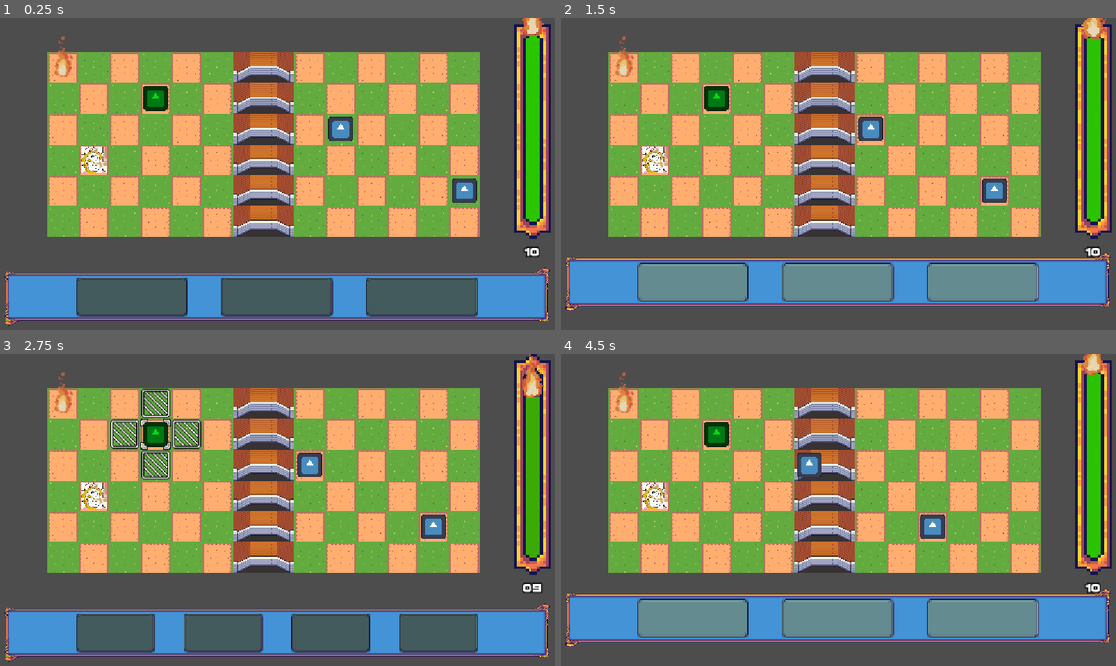
Above: before the commit, frames 1-4 (two rows, left to right).
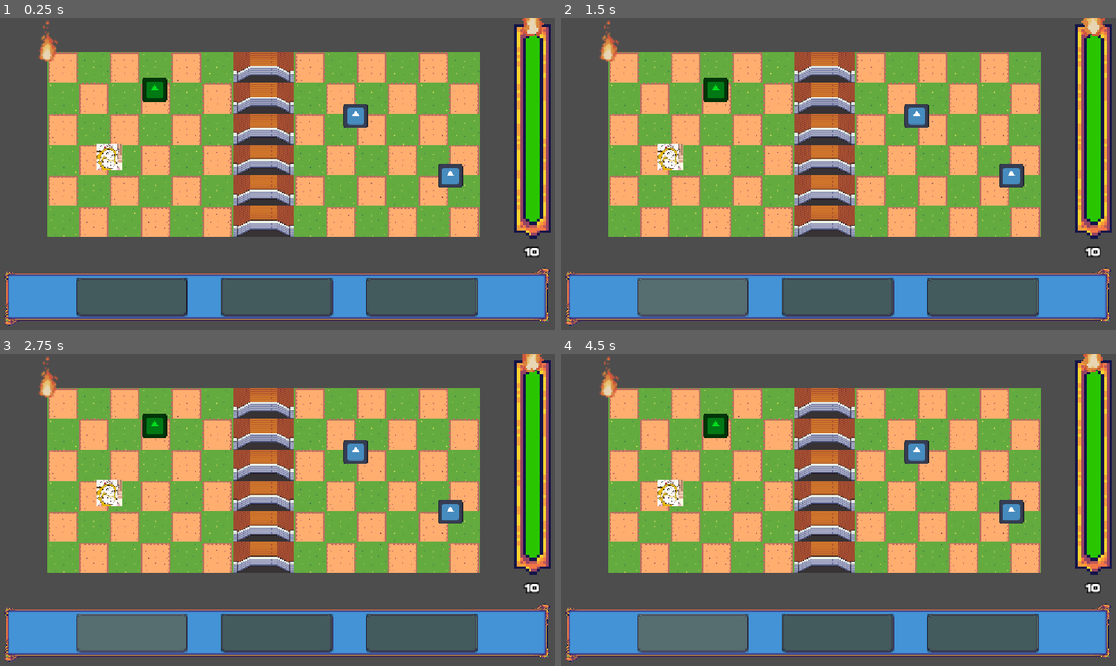
Above: after the commit, the same moments.

Repository: les-brows/acceleturn
Game: Godot game, scene res://Scenes/Game/GameScene.tscn
Same seed, same stepped clock (60 frames per second), same inputs: the game is played once before the commit and once after it. The engine's default icon, where the game draws it, is replaced by a stand-in: a white triangle on a blue panel in a dark square.
Inputs (mouse positions are in pixels of both pictures, inside the frame that each line leads up to):
- Up to frame 1 (0.25 s): no input
- Up to frame 2 (1.5 s): click (694, 295) at 0.5 s; click (677, 295) at 1.27 s
- Up to frame 3 (2.75 s): click (133, 631) at 2 s
- Up to frame 4 (4.5 s): click (677, 631) at 2.77 s; click (694, 631) at 3.5 s; click (677, 631) at 4.27 s

The runs differ from the first frame. In frame 1, 2.6% of the frame differs, in the area x 6-86%, y 0-60%; in frame 2, 18%; in frame 3, 9.8%; in frame 4, 18%, in the area x 0-100%, y 0-99%.
Error after the commit: Parse Error: Identifier "curr_state" not declared in the current scope. (res://Scenes/Game/Levels/level.gd:218)

Commit message:
UI: allow clicking on character in map to select them

Diff:
--- a/Objects/Characters/Gunner/Gunner.tscn
+++ b/Objects/Characters/Gunner/Gunner.tscn
@@ -2,6 +2,9 @@
 
 [ext_resource type="Script" uid="uid://byk4avn2sklia" path="res://Objects/Characters/Gunner/gunner.gd" id="1_etuv5"]
 [ext_resource type="Texture2D" uid="uid://d1rijuqilcuvq" path="res://icon.svg" id="1_ujslk"]
+
+[sub_resource type="RectangleShape2D" id="RectangleShape2D_etuv5"]
+size = Vector2(2600.0005, 2600.0005)
 
 [node name="Gunner" type="Node2D" unique_id=1954873730]
 script = ExtResource("1_etuv5")
@@ -10,3 +13,13 @@
 modulate = Color(0, 0.8627451, 0.10980392, 1)
 scale = Vector2(0.4, 0.4)
 texture = ExtResource("1_ujslk")
+
+[node name="Area2D" type="Area2D" parent="Sprite2D" unique_id=2134170275]
+scale = Vector2(0.05, 0.05)
+
+[node name="CollisionShape2D" type="CollisionShape2D" parent="Sprite2D/Area2D" unique_id=194942186]
+position = Vector2(-4.7683723e-05, 2.3841862e-05)
+scale = Vector2(0.99999976, 0.99999976)
+shape = SubResource("RectangleShape2D_etuv5")
+
+[connection signal="input_event" from="Sprite2D/Area2D" to="." method="_on_area_2d_input_event"]
--- a/Objects/Characters/Gunner/gunner.gd
+++ b/Objects/Characters/Gunner/gunner.gd
@@ -18,3 +18,10 @@
 			Globals.timerDuration -= 1
 		Globals.CharacterAction.ACTION4:
 			Globals.timerDuration -= 20
+signal _on_choose_character(character: Globals.CharacterClass)
+
+func _on_area_2d_input_event(viewport: Node, event: InputEvent, shape_idx: int) -> void:
+	if event is InputEventMouseButton and event.button_index == MouseButton.MOUSE_BUTTON_LEFT and event.is_pressed():
+		print('Clicked the gunner!')
+		if(Globals.curr_state == Globals.StateTurn.CHOICE_CHARACTER):
+			_on_choose_character.emit(Globals.CharacterClass.GUNNER)
--- a/Objects/Characters/Mage/Mage.tscn
+++ b/Objects/Characters/Mage/Mage.tscn
@@ -2,6 +2,9 @@
 
 [ext_resource type="Script" uid="uid://bgkflxvtlvsfx" path="res://Objects/Characters/Mage/mage.gd" id="1_7anr4"]
 [ext_resource type="Texture2D" uid="uid://c3oegr82pvgv6" path="res://Assets/UI/Group 4 - 3_1.png" id="2_oqi3k"]
+
+[sub_resource type="RectangleShape2D" id="RectangleShape2D_oqi3k"]
+size = Vector2(304.05414, 304.05414)
 
 [node name="Mage" type="Node2D" unique_id=893759127]
 script = ExtResource("1_7anr4")
@@ -10,3 +13,13 @@
 position = Vector2(0, -21.77)
 scale = Vector2(2.96, 2.96)
 texture = ExtResource("2_oqi3k")
+
+[node name="Area2D" type="Area2D" parent="Sprite2D" unique_id=941560110]
+scale = Vector2(0.05, 0.05)
+
+[node name="CollisionShape2D" type="CollisionShape2D" parent="Sprite2D/Area2D" unique_id=657015745]
+position = Vector2(3.3783774, 150.47298)
+scale = Vector2(0.99999976, 0.99999976)
+shape = SubResource("RectangleShape2D_oqi3k")
+
+[connection signal="input_event" from="Sprite2D/Area2D" to="." method="_on_area_2d_input_event"]
--- a/Objects/Characters/Mage/mage.gd
+++ b/Objects/Characters/Mage/mage.gd
@@ -18,3 +18,10 @@
 			Globals.timerDuration *= 2
 		Globals.CharacterAction.ACTION4:
 			Globals.timerDuration /= 4
+signal _on_choose_character(character: Globals.CharacterClass)
+
+func _on_area_2d_input_event(viewport: Node, event: InputEvent, shape_idx: int) -> void:
+	if event is InputEventMouseButton and event.button_index == MouseButton.MOUSE_BUTTON_LEFT and event.is_pressed():
+		print('Clicked the mage!')
+		if(Globals.curr_state == Globals.StateTurn.CHOICE_CHARACTER):
+			_on_choose_character.emit(Globals.CharacterClass.MAGE)
--- a/Objects/Characters/Trapper/Trapper.tscn
+++ b/Objects/Characters/Trapper/Trapper.tscn
@@ -2,6 +2,9 @@
 
 [ext_resource type="Script" uid="uid://ewpxxvi6nrus" path="res://Objects/Characters/Trapper/trapper.gd" id="1_lprvd"]
 [ext_resource type="Texture2D" uid="uid://blu0dpvabt2r7" path="res://Assets/UI/artworks-byEI1Ks9SQr13Gn3-zZIJGw-t1080x1080.jpg" id="2_pcart"]
+
+[sub_resource type="RectangleShape2D" id="RectangleShape2D_pa3om"]
+size = Vector2(1080.0002, 1080.0001)
 
 [node name="Trapper" type="Node2D" unique_id=638839594]
 script = ExtResource("1_lprvd")
@@ -9,3 +12,12 @@
 [node name="Sprite2D" type="Sprite2D" parent="." unique_id=443612665]
 scale = Vector2(0.05, 0.05)
 texture = ExtResource("2_pcart")
+
+[node name="Area2D" type="Area2D" parent="Sprite2D" unique_id=363738700]
+
+[node name="CollisionShape2D" type="CollisionShape2D" parent="Sprite2D/Area2D" unique_id=158306833]
+position = Vector2(3.8146965e-05, 3.8146965e-05)
+scale = Vector2(0.99999976, 0.99999976)
+shape = SubResource("RectangleShape2D_pa3om")
+
+[connection signal="input_event" from="Sprite2D/Area2D" to="." method="_on_area_2d_input_event"]
--- a/Objects/Characters/Trapper/trapper.gd
+++ b/Objects/Characters/Trapper/trapper.gd
@@ -18,3 +18,10 @@
 			Globals.timerDuration -= 5
 		Globals.CharacterAction.ACTION4:
 			Globals.timerDuration -= 30
+signal _on_choose_character(character: Globals.CharacterClass)
+
+func _on_area_2d_input_event(viewport: Node, event: InputEvent, shape_idx: int) -> void:
+	if event is InputEventMouseButton and event.button_index == MouseButton.MOUSE_BUTTON_LEFT and event.is_pressed():
+		print('Clicked the trapper!')
+		if(Globals.curr_state == Globals.StateTurn.CHOICE_CHARACTER):
+			_on_choose_character.emit(Globals.CharacterClass.TRAPPER)
--- a/Scenes/Game/Globals.gd
+++ b/Scenes/Game/Globals.gd
@@ -49,6 +49,7 @@
 	TRAP_REPULSE
 }
 
+var curr_state : Globals.StateTurn = Globals.StateTurn.CHOICE_CHARACTER
 
 var NUMBER_CELL_X = 14
 var NUMBER_CELL_Y = 6
--- a/Scenes/Game/Levels/level.gd
+++ b/Scenes/Game/Levels/level.gd
@@ -7,7 +7,6 @@
 @onready var enemyTurnManager: EnemyTurnManager = $EnemyTurnManager
 @onready var characterManager: CharacterManager = $CharacterManager
 
-var curr_state : Globals.StateTurn = Globals.StateTurn.CHOICE_CHARACTER
 var characterChosen : Globals.CharacterClass = Globals.CharacterClass.NONE;
 
 
@@ -100,28 +99,28 @@
 
 
 func _on_state_finished(state: Globals.StateTurn):
-	assert(state == curr_state)
+	assert(state == Globals.curr_state)
 
 	match state:
 		Globals.StateTurn.CHOICE_CHARACTER :
-			curr_state=Globals.StateTurn.CHOICE_ACTION
+			Globals.curr_state=Globals.StateTurn.CHOICE_ACTION
 		Globals.StateTurn.CHOICE_ACTION :
 			hide_player_move_ui()
 			if(characterManager.action_needs_target()):
-				curr_state=Globals.StateTurn.CHOICE_TARGET_CHARACTER
+				Globals.curr_state=Globals.StateTurn.CHOICE_TARGET_CHARACTER
 				#set ACTION
 			else:
-				curr_state = Globals.StateTurn.ACTION_CHARACTER
+				Globals.curr_state = Globals.StateTurn.ACTION_CHARACTER
 
 		Globals.StateTurn.CHOICE_TARGET_CHARACTER :
-			curr_state = Globals.StateTurn.ACTION_CHARACTER
+			Globals.curr_state = Globals.StateTurn.ACTION_CHARACTER
 
 		Globals.StateTurn.ACTION_CHARACTER :
-			curr_state = Globals.StateTurn.ACTION_ENEMIES
+			Globals.curr_state = Globals.StateTurn.ACTION_ENEMIES
 		Globals.StateTurn.ACTION_ENEMIES :
-			curr_state = Globals.StateTurn.CHOICE_CHARACTER
-
-	var signal_to_send = curr_state
+			Globals.curr_state = Globals.StateTurn.CHOICE_CHARACTER
+
+	var signal_to_send = Globals.curr_state
 	Globals.state_started.emit(signal_to_send)
 
 
--- a/Scenes/Game/game_scene.gd
+++ b/Scenes/Game/game_scene.gd
@@ -2,8 +2,14 @@
 
 @onready var uiMenu = $UI
 @onready var level = $Level
+@onready var trapper = $Level/CharacterManager/Trapper
+@onready var mage = $Level/CharacterManager/Mage
+@onready var gunner = $Level/CharacterManager/Gunner
 
 func _ready() -> void:
+	trapper._on_choose_character.connect(level._on_player_choose_character)
+	mage._on_choose_character.connect(level._on_player_choose_character)
+	gunner._on_choose_character.connect(level._on_player_choose_character)
 	uiMenu._on_choose_character.connect(level._on_player_choose_character)
 	uiMenu._on_choose_action.connect(level._on_player_choose_action)
 	uiMenu._on_timer_end.connect(level._on_level_timer_end)
